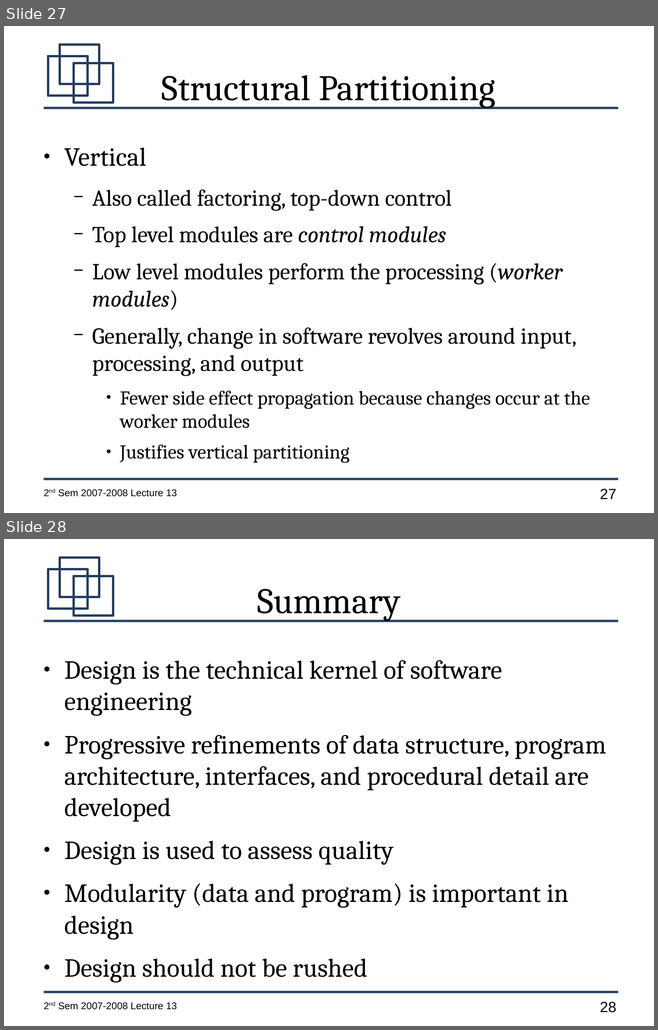
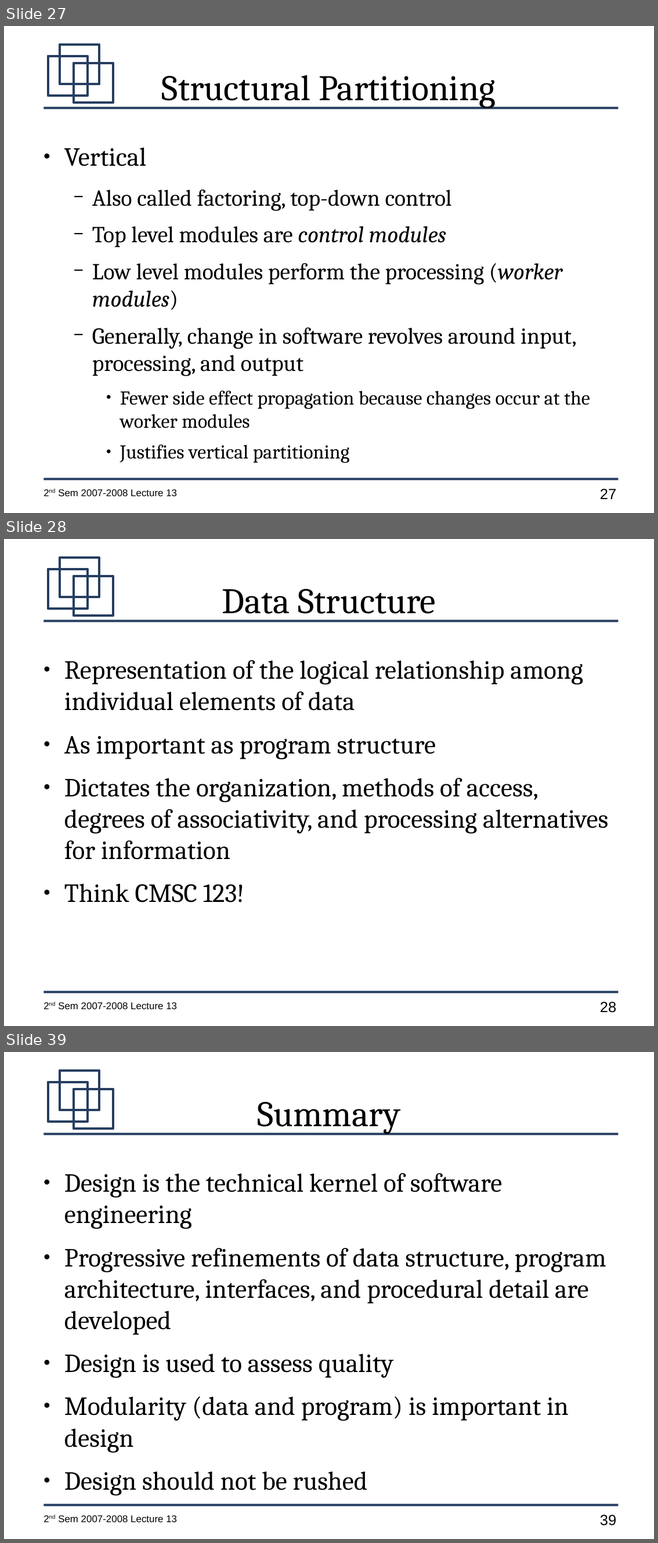
Before and after one commit to jachermocilla/jach-homepage, a slide deck: CMSC128-2nd-Sem-2007-L13.odp. Shown one above the other, each under a label of ours: slides 27 and 28 before the commit, slides 27, 28 and 39 after it; the slides between them are not shown. The pictures are 658x1030 and 658x1543 pixels, drawn with LibreOffice and Linux fonts; fonts in the diff are those of the drawing. Boxes give left, top, right and bottom in pixels: in the first picture for what was removed or moved away, otherwise in the second. Text is boxed around its words. In the diff, an @@ line names an element or a change of style, - is before the commit and + after.

```diff
--- a/CMSC128-2nd-Sem-2007-L13.odp
+++ b/CMSC128-2nd-Sem-2007-L13.odp
@@ slide 28 added at (4,539,654,1026), background #FFFFFF; not listed: 7 template elements that a slide beside it also shows @@
@@ title added at (221,589,436,621), 44 pt, text #000000 @@
+Data Structure
@@ text added at (64,660,608,903), 32 pt, text #000000 @@
+● Representation of the logical relationship among individual elements of data
+● As important as program structure
+● Dictates the organization, methods of access, degrees of associativity, and processing alternatives for information
+● Think CMSC 123!
@@ what was slide 28 is now slide 39 @@
@@ page number at (600,1515,616,1526): text changed @@
-28
+39
```
Also in this commit, not shown: 10 other slides added.
